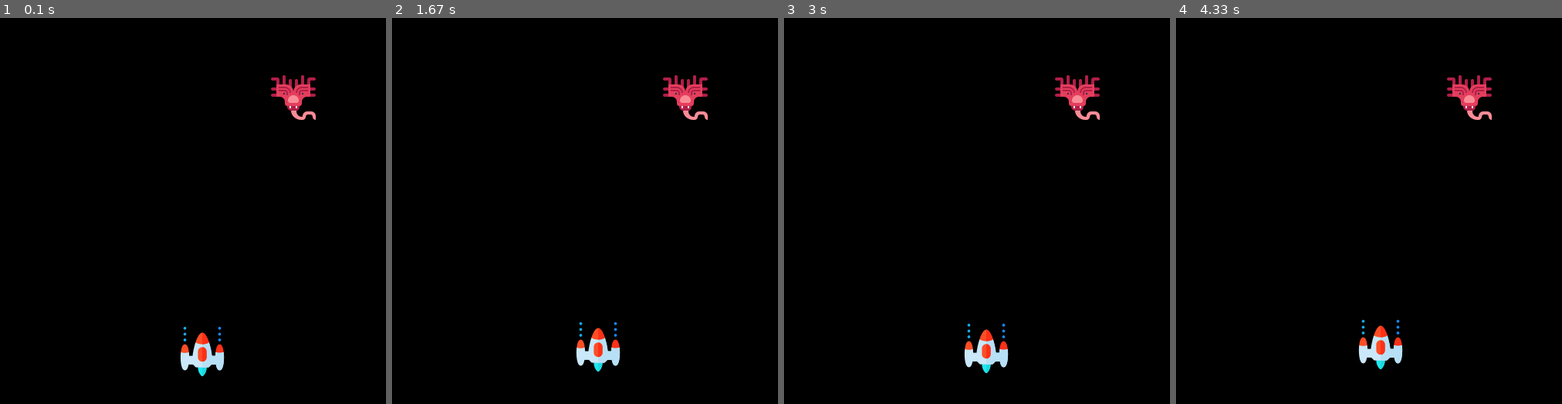
Above: before the commit, frames 1-4 (left to right).
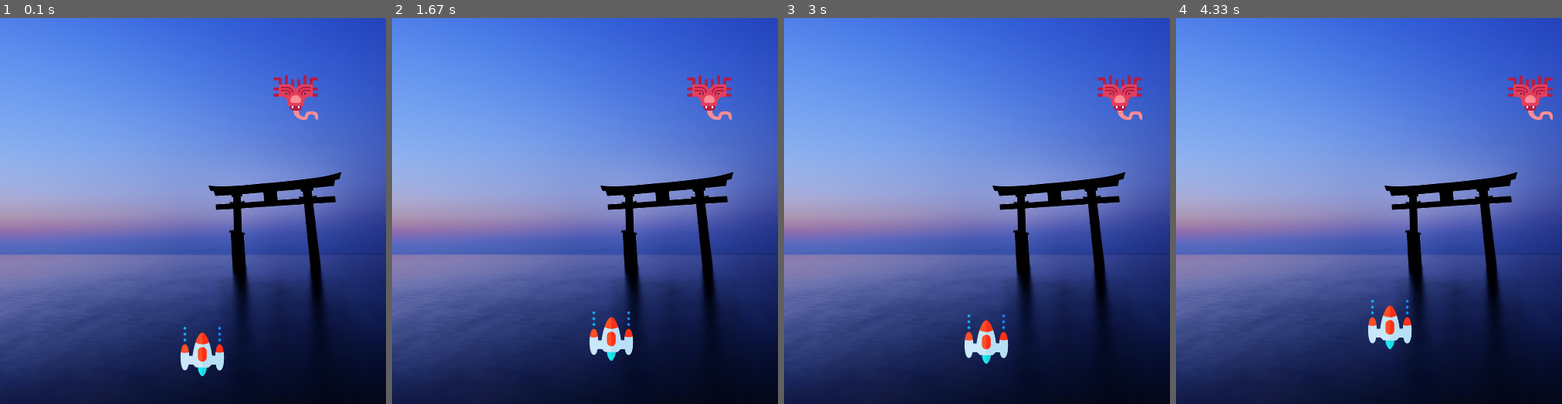
Above: after the commit, the same moments.

Repository: Shark-Firewall/Pygame
Game: pygame game, started from main.py
Two runs of this game, one before a commit and one after it. Both use one fixed random seed, a clock stepped at 60 frames per second and the inputs below.
Inputs:
- Up to frame 1 (0.1 s): no input
- Up to frame 2 (1.67 s): hold Right 0.33-0.8 s; hold Up 0.83-1.13 s; hold Right 1.17-1.63 s
- Up to frame 3 (3 s): hold Left 1.67-2.2 s; hold Down 2.23-2.53 s; hold Left 2.57-2.97 s
- Up to frame 4 (4.33 s): hold Up 3-3.37 s; hold Right 3.4-4.03 s; hold Down from 4.07 s (still down)

The runs differ from the first frame. In frame 1, 96% of the frame differs, in the area x 0-100%, y 0-100%; in frame 2, 97%; in frame 3, 97%; in frame 4, 97%.

Commit message:
Adding Enemy Movement and Background Image

Diff:
--- a/main.py
+++ b/main.py
@@ -15,6 +15,10 @@
 # Overriding the logo of the window --------
 icon = pygame.image.load("ufo.png")
 pygame.display.set_icon(icon)
+
+# ------------------------------- BACKGROUND IMAGE ----------------------------------
+
+backgroundImg = pygame.image.load("space_invader_background.jpg")
 
 # ------------------------------- PLAYER SECTION -------------------------------------
 # Adding player on the screen
@@ -41,13 +45,14 @@
 enemyX = random.randint(0, 436)
 enemyY = random.randint(40, 436)
 
-enemyX_changes = 0
-enemyY_changes = 0
+enemyX_changes = 0.3
+enemyY_changes = 40
 
 
 # Adding image on others
 def Enemy(x, y):
-    window.blit(enemyImg, (x, y))
+    window.blit(enemyImg, (x, y))  # parameters --> ( image, ( X Starting Point, Y Starting Point))
+
 
 
 # Making sure the window running for a time until we close the window
@@ -56,7 +61,10 @@
 
     # Adding background color -- Here window mean which window or screen we are targeting
     window.fill((0, 0, 0))
+    # Ading background Image
+    window.blit(backgroundImg,(0,0));
 
+# ------------------------------- EVENT HANDLING ------------------------------
     for event in pygame.event.get():
         if event.type == pygame.QUIT:
             running = False
@@ -66,22 +74,23 @@
             # Key Setting for Horizontal Movement
             if event.key == pygame.K_LEFT:
                 print("Right Key pressed")
-                playerX_changes = -0.1
+                playerX_changes = -0.4
             if event.key == pygame.K_RIGHT:
                 print("Left key pressed")
-                playerX_changes = 0.1
+                playerX_changes = 0.4
             # Key Setting for vertical Movement
             if event.key == pygame.K_UP:
                 print("Up Key Pressed")
-                playerY_changes = -0.1
+                playerY_changes = -0.4
             if event.key == pygame.K_DOWN:
                 print("Down Key Pressed")
-                playerY_changes = 0.1
+                playerY_changes = 0.4
         if event.type == pygame.KEYUP:
             print("Keystroke up")
             if (event.key == pygame.K_LEFT or event.key == pygame.K_RIGHT):
                 playerX_changes = 0
 
+# -------------------------------------- PLAYER MOVEMENT -------------------------
     # Creating boundary condition for horizontal Movement
     if (playerX <= 0):
         playerX = 0
@@ -96,6 +105,18 @@
 
     playerX += playerX_changes
     playerY += playerY_changes
+
+# ------------------------------------- ENEMY MOVEMENT --------------------------------
+    # Enemy Movement
+    if (enemyX <= 0):
+        enemyX_changes = 0.3
+        enemyY += enemyY_changes
+    elif (enemyX >= 436 ):
+        enemyX_changes = -0.3
+        enemyY += enemyY_changes
+
+    enemyX += enemyX_changes
+
     Player(playerX, playerY);
     Enemy(enemyX, enemyY)
     pygame.display.update()
Binary file added: space_invader_background.jpg
